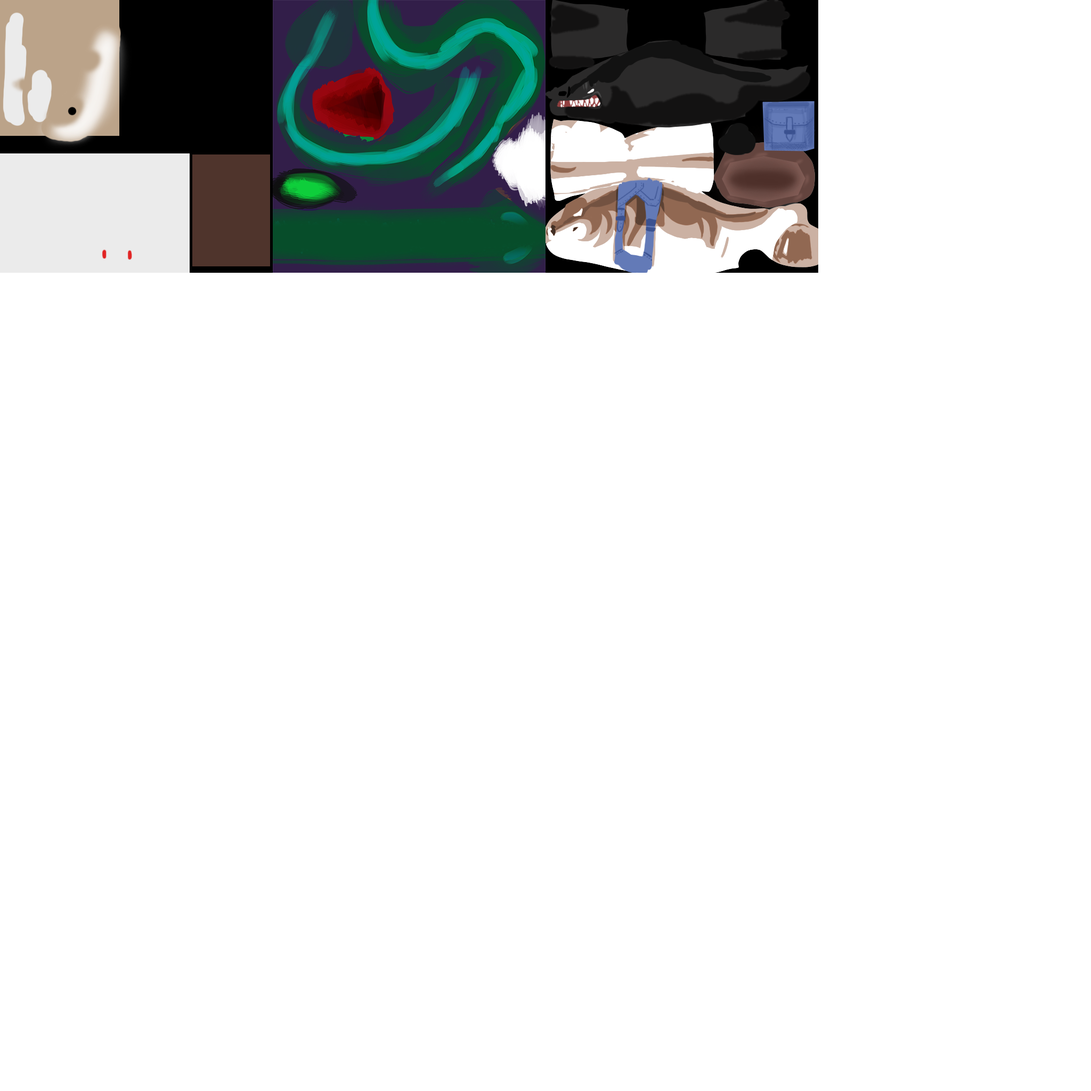
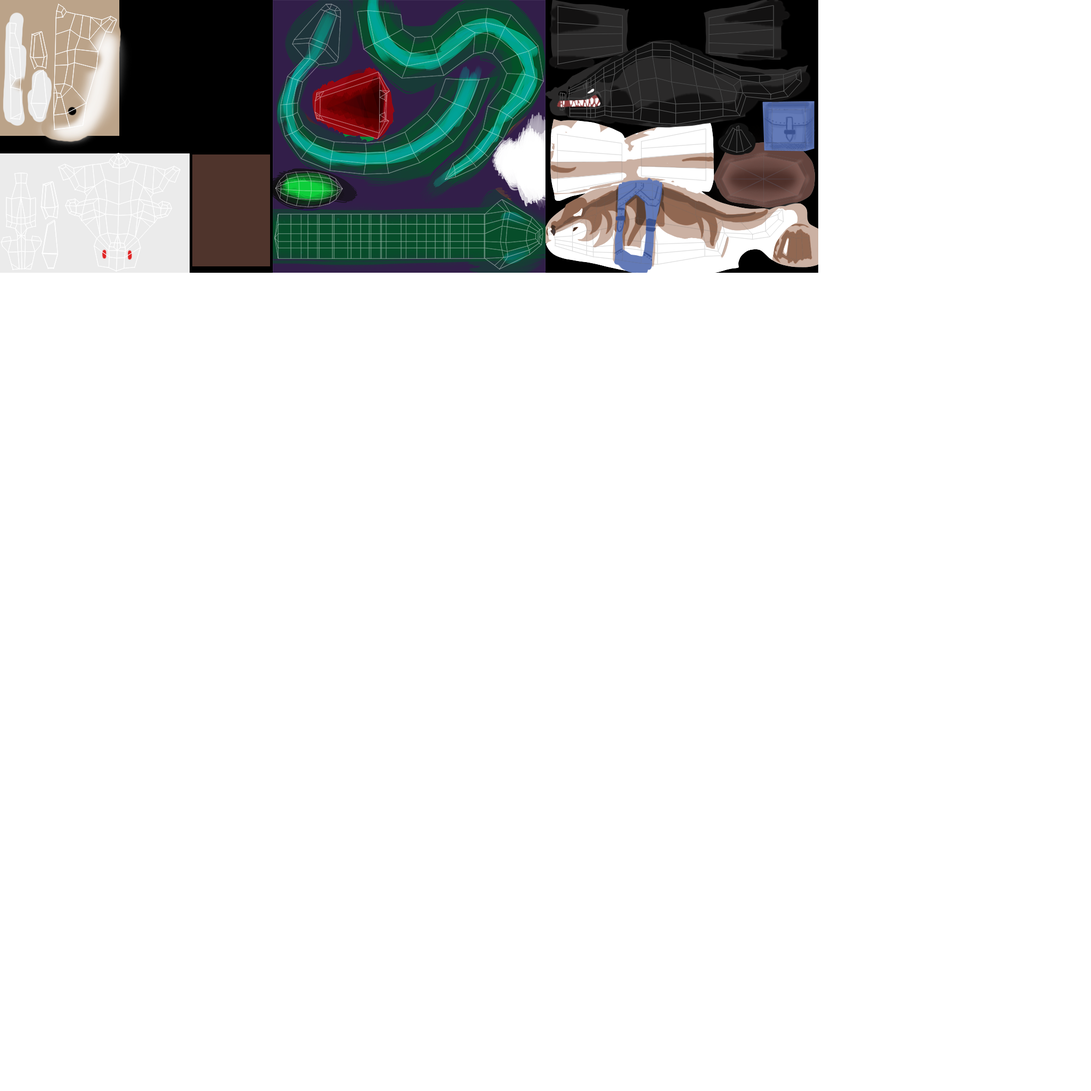
Two versions of the same layered image (1091 × 1091). Layer-by-layer changes:
added layer "UV Wolf copie" above "UV Wolf" over [0,3,813,272]
showed "UV Wolf" over [548,4,813,265]
showed "UV_Snake" over [274,3,545,270]
showed "UV Jacob" over [0,3,181,272]
